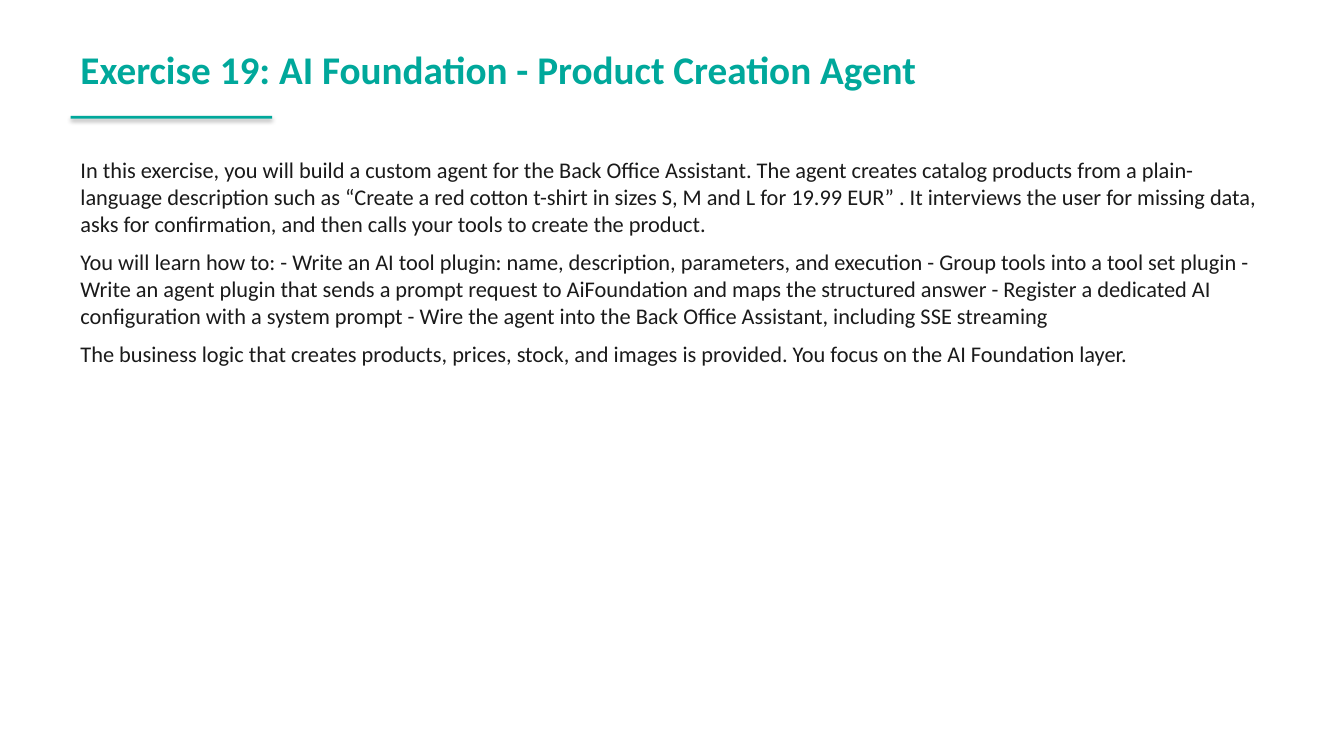
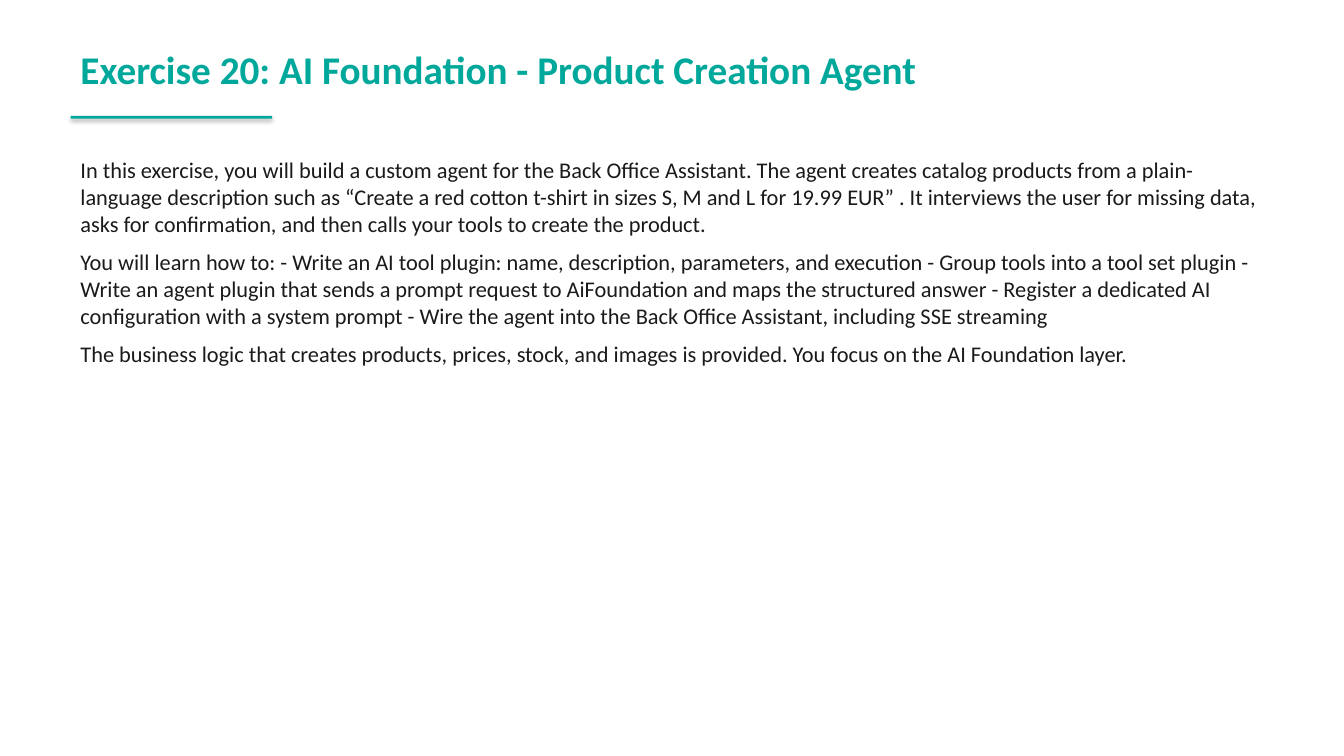
Before and after one commit to spryker-academy/instructor-exercises, a slide deck: slide 50 of guides-pptx/spryker-academy-ai.pptx (slide 32 before the commit). Drawn at 1344x756 pixels with LibreOffice and Linux fonts; fonts in the diff are those of the drawing. Boxes give left, top, right and bottom in pixels: in the first picture for what was removed or moved away, otherwise in the second. Text is boxed around its words. In the diff, an @@ line names an element or a change of style, - is before the commit and + after.

```diff
--- a/guides-pptx/spryker-academy-ai.pptx
+++ b/guides-pptx/spryker-academy-ai.pptx
@@ text at [80, 56, 916, 91]: text changed @@
-Exercise 19: AI Foundation - Product Creation Agent
+Exercise 20: AI Foundation - Product Creation Agent
```
Also in this commit, not shown: 9 other slides changed, 18 slides added, 11 other files.
